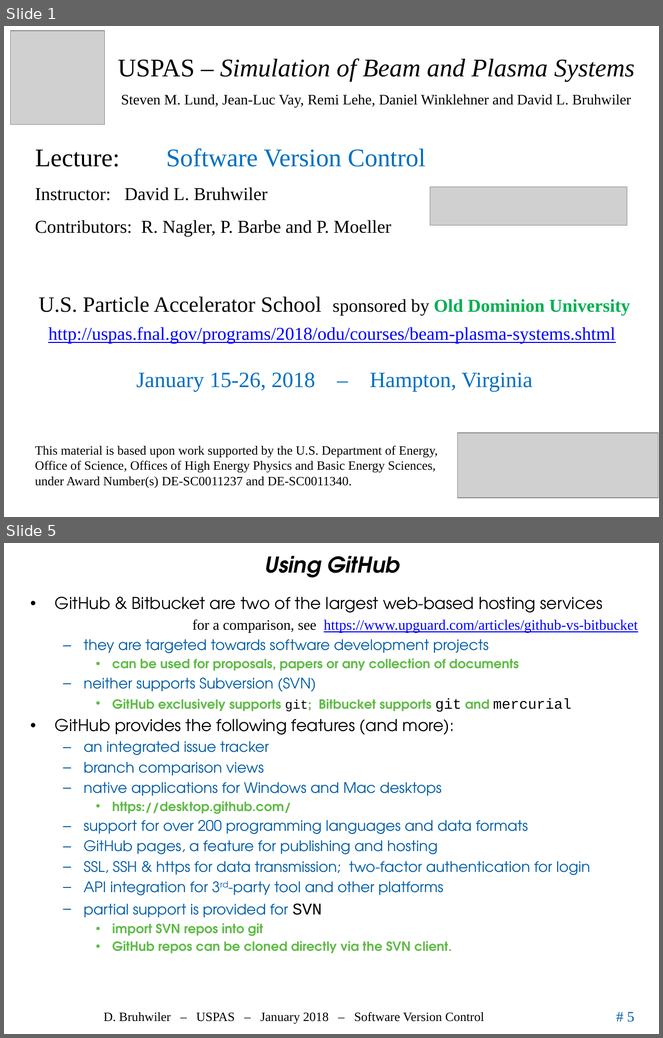
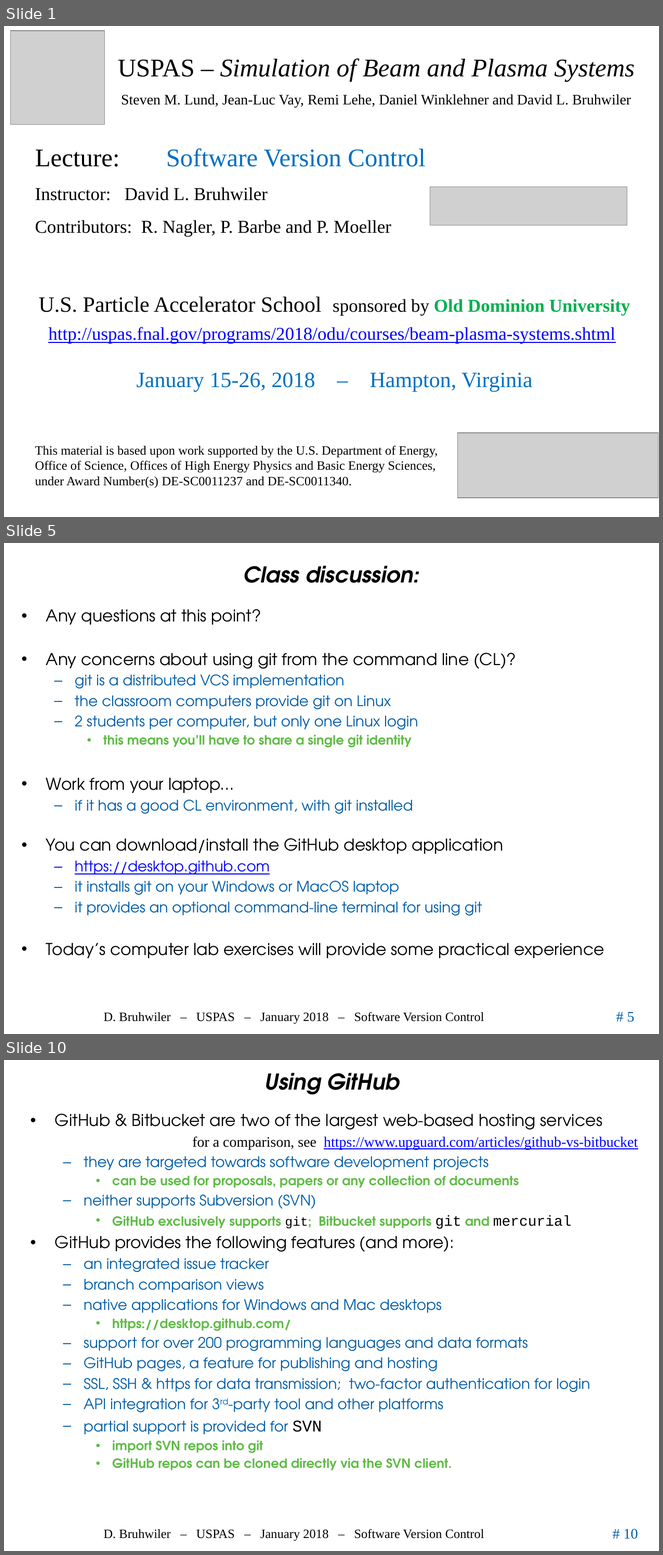
Before and after one commit to uspas/simbeamplasma18, a slide deck: software_version_control/lecture/2018_SoftwareVersionControl_Bruhwiler_USPAS.pptx. Shown one above the other, each under a label of ours: slides 1 and 5 before the commit, slides 1, 5 and 10 after it; the slides between them are not shown. The pictures are 663x1038 and 663x1555 pixels, drawn with LibreOffice and Linux fonts; fonts in the diff are those of the drawing; grey boxes stand for pictures; background and template pictures are left out. Boxes give left, top, right and bottom in pixels: in the first picture for what was removed or moved away, otherwise in the second. Text is boxed around its words. In the diff, an @@ line names an element or a change of style, - is before the commit and + after.

Commit message:
added more discussion of git

```diff
--- a/software_version_control/lecture/2018_SoftwareVersionControl_Bruhwiler_USPAS.pptx
+++ b/software_version_control/lecture/2018_SoftwareVersionControl_Bruhwiler_USPAS.pptx
@@ slide 5 added at (x1=4, y1=543, x2=659, y2=1034), background #FFFFFF; not listed: 3 template elements that a slide beside it also shows @@
@@ title added at (x1=244, y1=565, x2=419, y2=583), 24 pt, text #000000, bold, italic @@
+Class discussion:
@@ text added at (x1=46, y1=609, x2=605, y2=958), 16 pt, text #005CA5 @@
+• Any questions at this point?
+• Any concerns about using git from the command line (CL)?
+  – git is a distributed VCS implementation
+  – the classroom computers provide git on Linux
+  – 2 students per computer, but only one Linux login
+    • this means you’ll have to share a single git identity
+• Work from your laptop…
+  – if it has a good CL environment, with git installed
+• You can download/install the GitHub desktop application
+  – https://desktop.github.com
+  – it installs git on your Windows or MacOS laptop
+  – it provides an optional command-line terminal for using git
+• Today’s computer lab exercises will provide some practical experience
@@ what was slide 5 is now slide 10 @@
@@ page number at (x1=624, y1=1529, x2=638, y2=1539): text changed @@
-# 5
+# 10
```
Also in this commit, not shown: 3 slides changed, 4 other slides added, 1 slide removed.
